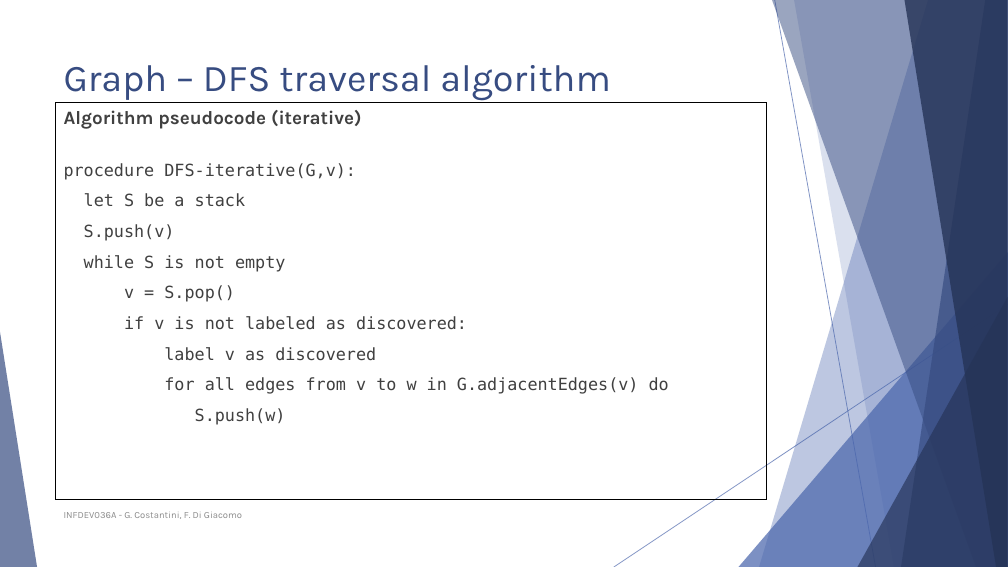
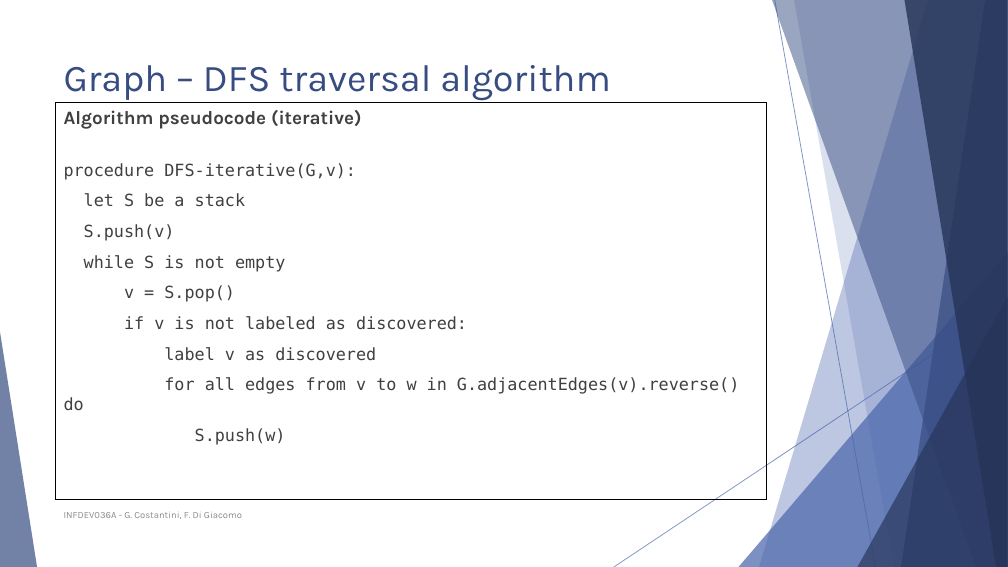
Before and after one commit to FurkanAndac/Development-6A, a slide deck: slide 30 of Lesson slides/Unit 5 - Graphs.pptx (slide 29 before the commit). Drawn at 1008x567 pixels with LibreOffice and Linux fonts; fonts in the diff are those of the drawing. Boxes give left, top, right and bottom in pixels: in the first picture for what was removed or moved away, otherwise in the second. Text is boxed around its words. In the diff, an @@ line names an element or a change of style, - is before the commit and + after.

```diff
--- a/Lesson slides/Unit 5 - Graphs.pptx
+++ b/Lesson slides/Unit 5 - Graphs.pptx
@@ text at (64,377,739,411): text changed @@
-for all edges from v to w in G.adjacentEdges(v) do
+for all edges from v to w in G.adjacentEdges(v).reverse() do
```
Also in this commit, not shown: 6 other slides changed, 1 slide added, 1 other file.
